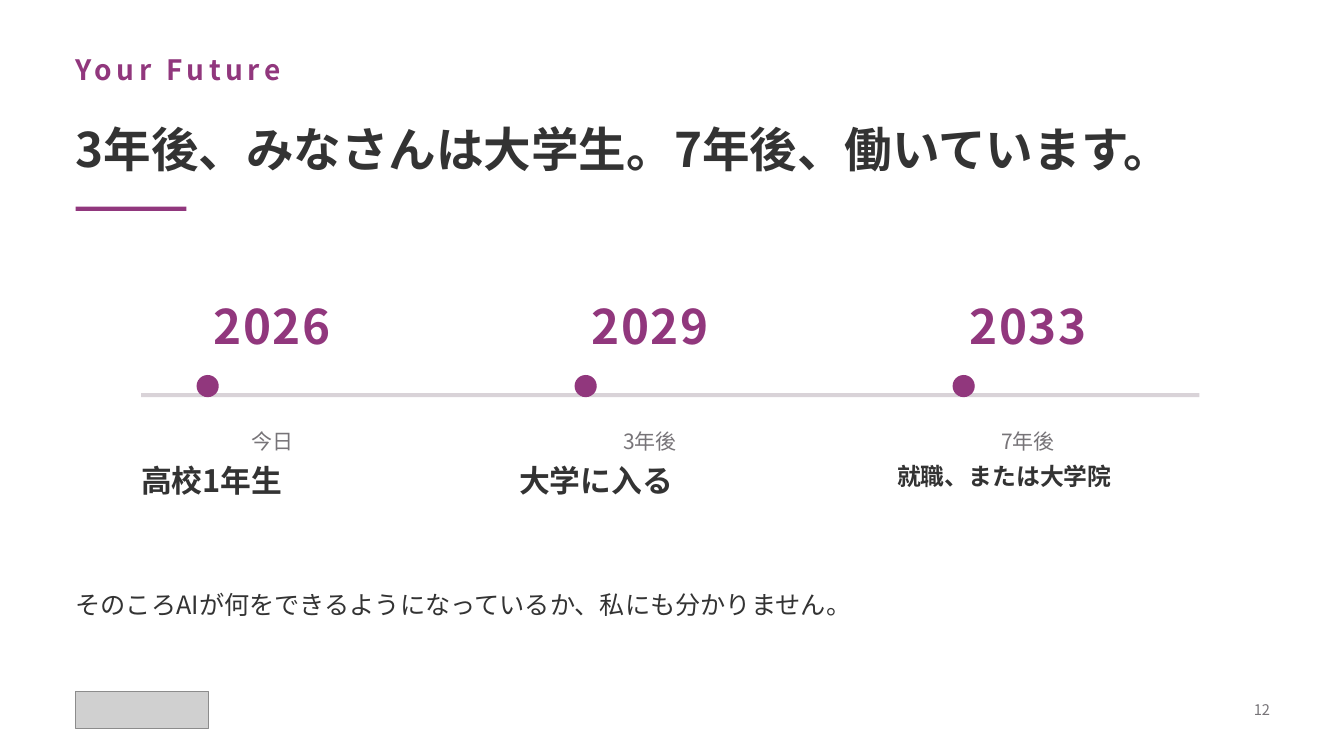
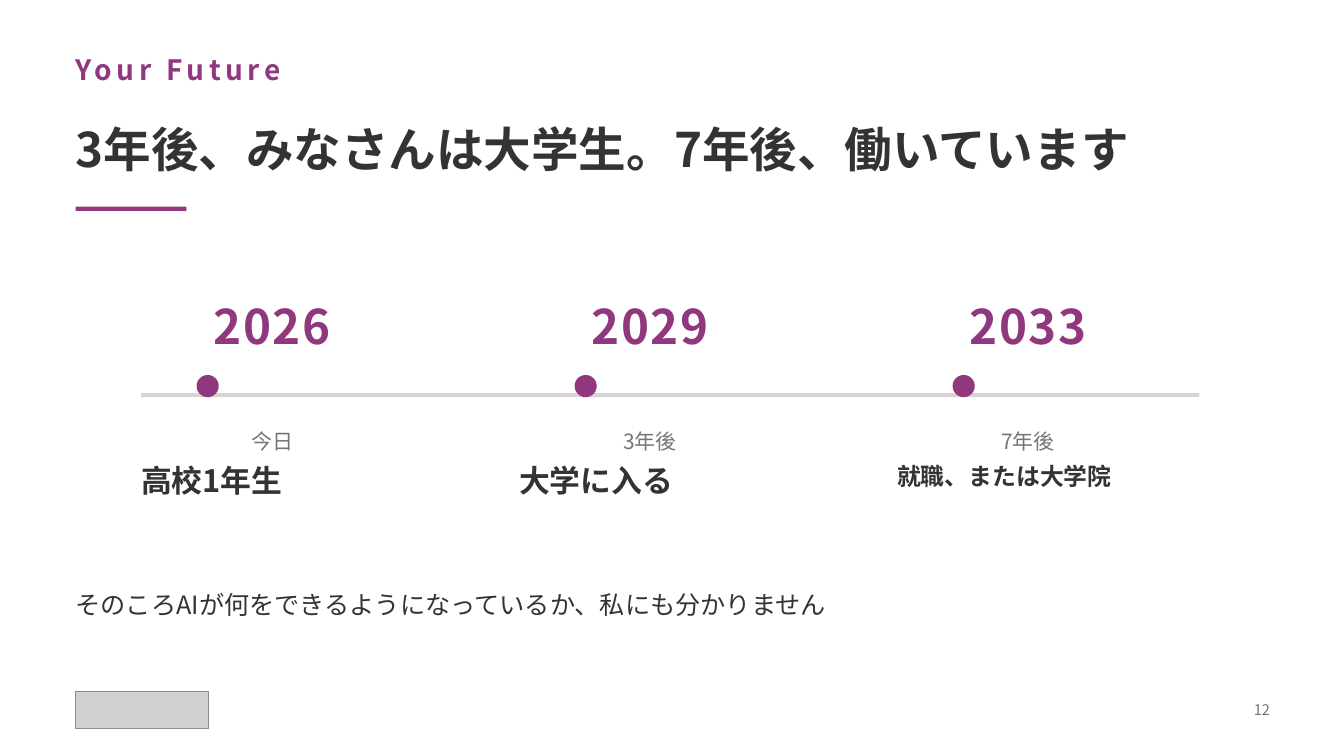
Before and after one commit to yutakaJssst/narashino-visit-2, a slide deck: slide 12 of slides/nichinara20260908.pptx. Drawn at 1344x756 pixels with LibreOffice and Linux fonts; fonts in the diff are those of the drawing; grey boxes stand for pictures. Boxes give left, top, right and bottom in pixels: in the first picture for what was removed or moved away, otherwise in the second. Text is boxed around its words. In the diff, an @@ line names an element or a change of style, - is before the commit and + after.

```diff
--- a/slides/nichinara20260908.pptx
+++ b/slides/nichinara20260908.pptx
@@ text at [76, 126, 1129, 172]: text changed @@
-3年後、みなさんは大学生。7年後、働いています。
+3年後、みなさんは大学生。7年後、働いています
@@ text at [76, 593, 826, 616]: text changed @@
-そのころAIが何をできるようになっているか、私にも分かりません。
+そのころAIが何をできるようになっているか、私にも分かりません
```
Also in this commit, not shown: 15 other slides changed, 2 other files.
